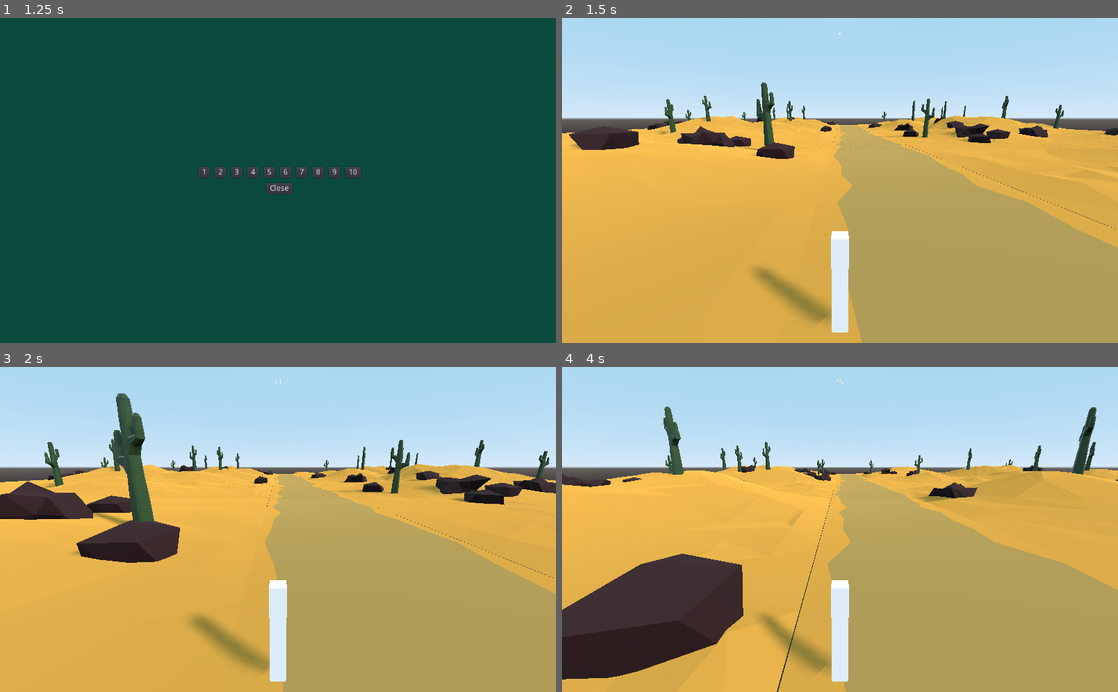
Above: before the commit, frames 1-4 (two rows, left to right).
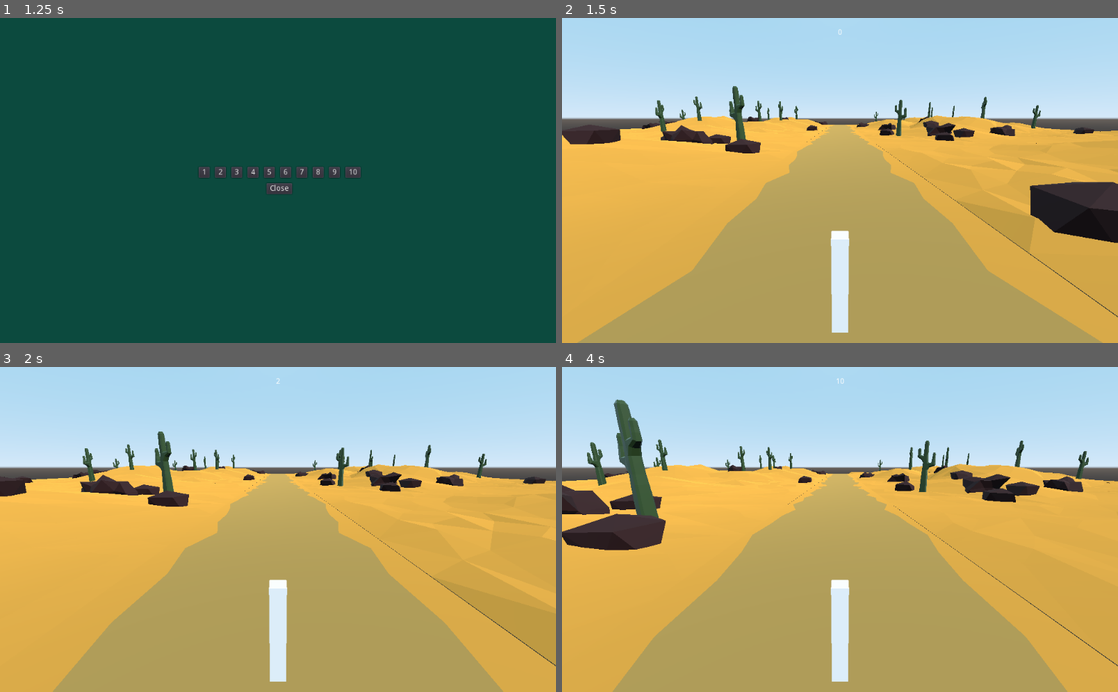
Above: after the commit, the same moments.

Repository: rans0000/math-runner
Game: Godot game, scene res://ui/MainMenu/MainMenu.tscn
The game is run twice, just before and just after one commit, with the same random seed, the same clock (stepped at 60 frames per second) and the same inputs.
Inputs:
- Up to frame 1 (1.25 s): click "1 Player" at 0.5 s
- Up to frame 2 (1.5 s): click "1" at 1.25 s
- Up to frame 3 (2 s): no input
- Up to frame 4 (4 s): no input

Frame 1 is identical in both runs. In frame 2, 30% of the frame differs, in the area x 0-100%, y 3-100%; in frame 3, 33%; in frame 4, 40%.

Commit message:
add players dynamically in world based on single/2-player mode and manage terrain

Diff:
--- a/Environment/World/World.gd
+++ b/Environment/World/World.gd
@@ -1,11 +1,15 @@
 extends Spatial
 
 var pos = 0
+var lowest_player_distance = 0
 const BLOCK_WIDTH = 50
+var players = []
 
 onready var pause_menu = $PauseMenu
 onready var Global = get_node("/root/Global")
 onready var desert_scene = preload("res://Environment/Desert/Desert.tscn")
+onready var player_scene = preload("res://Player/Player.tscn")
+onready var h_box = $HBoxContainer
 #onready var player = $Player
 
 
@@ -13,11 +17,12 @@
 func _ready():
 	pause_menu.visible = false
 	prints("Global number", Global.number)
+	create_players()
 #	player.connect("detect_empty_floor", self, "generate_world")
 #	player.connect("detect_obsolete_floor", self, "delete_floor")
-	for player in get_tree().get_nodes_in_group("player"):
-		player.connect("detect_empty_floor", self, "generate_world")
-		player.connect("detect_obsolete_floor", self, "delete_floor")
+#	for player in get_tree().get_nodes_in_group("player"):
+#		player.connect("detect_empty_floor", self, "generate_world")
+#		player.connect("detect_obsolete_floor", self, "delete_floor")
 
 	for i in range(4):
 		generate_world()
@@ -27,6 +32,35 @@
 func _input(event):
 	if event.is_action_released("ui_cancel"):
 		pause_menu.visible = !pause_menu.visible
+	pass
+
+
+
+func create_players():
+	var player_count = Global.play_type
+	var top = null
+	var bottom = null
+	for i in range(player_count):
+		var vw_container = ViewportContainer.new()
+		var viewport = Viewport.new()
+
+		var player = player_scene.instance()
+		player.side = i
+		player.MAX_SPEED = (i * 40) + 10
+		player.connect("detect_empty_floor", self, "generate_world")
+		player.connect("detect_obsolete_floor", self, "delete_floor")
+		players.append(player)
+
+		viewport.add_child(player)
+		vw_container.add_child(viewport)
+		vw_container.size_flags_vertical = Control.SIZE_EXPAND_FILL
+		vw_container.size_flags_horizontal = Control.SIZE_EXPAND_FILL
+		vw_container.anchor_right = 1.0
+		vw_container.anchor_bottom = 1.0
+		vw_container.stretch = true
+		viewport.handle_input_locally = false
+		viewport.render_target_update_mode = 0
+		h_box.add_child(vw_container)
 	pass
 
 
@@ -41,6 +75,11 @@
 
 
 func delete_floor(pos_z, platform):
-	return
-	platform.queue_free()
+	var min_pos = -players[0].transform.origin.z
+	for player in players:
+		var z_pos = -player.transform.origin.z
+		min_pos = z_pos if z_pos < min_pos else min_pos
+	if(pos_z <= min_pos):
+		platform.queue_free()
+		lowest_player_distance = pos_z
 	pass
--- a/Environment/World/World.tscn
+++ b/Environment/World/World.tscn
@@ -1,19 +1,23 @@
-[gd_scene load_steps=4 format=2]
+[gd_scene load_steps=3 format=2]
 
 [ext_resource path="res://Environment/World/World.gd" type="Script" id=1]
 [ext_resource path="res://ui/PauseMenu/PauseMenu.tscn" type="PackedScene" id=2]
-[ext_resource path="res://Player/Player.tscn" type="PackedScene" id=3]
 
 [node name="World" type="Spatial"]
 script = ExtResource( 1 )
-
-[node name="PauseMenu" parent="." instance=ExtResource( 2 )]
 
 [node name="DirectionalLight" type="DirectionalLight" parent="."]
 transform = Transform( 0.670051, 0.372122, 0.642306, -0.742315, 0.335896, 0.579778, 0, -0.865274, 0.501299, 0, 3.89171, 0 )
 shadow_enabled = true
 shadow_bias = 0.01
 
-[node name="Player" parent="." instance=ExtResource( 3 )]
-transform = Transform( 1, 0, 0, 0, 1, 0, 0, 0, 1, 0, 0.025, 0 )
-side = -1
+[node name="HBoxContainer" type="HBoxContainer" parent="."]
+anchor_right = 1.0
+anchor_bottom = 1.0
+size_flags_horizontal = 3
+size_flags_vertical = 3
+__meta__ = {
+"_edit_use_anchors_": false
+}
+
+[node name="PauseMenu" parent="." instance=ExtResource( 2 )]
--- a/Player/Player.gd
+++ b/Player/Player.gd
@@ -66,5 +66,5 @@
 	if rear_feeler.is_colliding():
 		var target = rear_feeler.get_collider()
 		if target.is_in_group("platform"):
-			emit_signal("detect_obsolete_floor", transform.origin.z, target)
+			emit_signal("detect_obsolete_floor", -transform.origin.z, target)
 	pass
